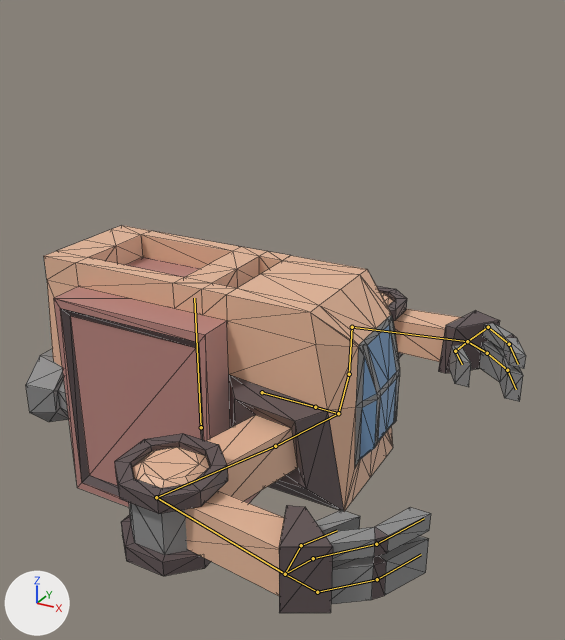
A saved change to the glTF model SpeedJamGame/assets/obj/spaceship.glb.
Camera for both pictures: a 50 mm camera at (4.85, -9.93, 6.37) aimed at (-0.7, 0.16, 1.33). Arrows for +X, +Y and +Z are at lower left; the lights stay in place. The bones that bend it are drawn over the model as lines. Mesh edges are drawn as thin lines.
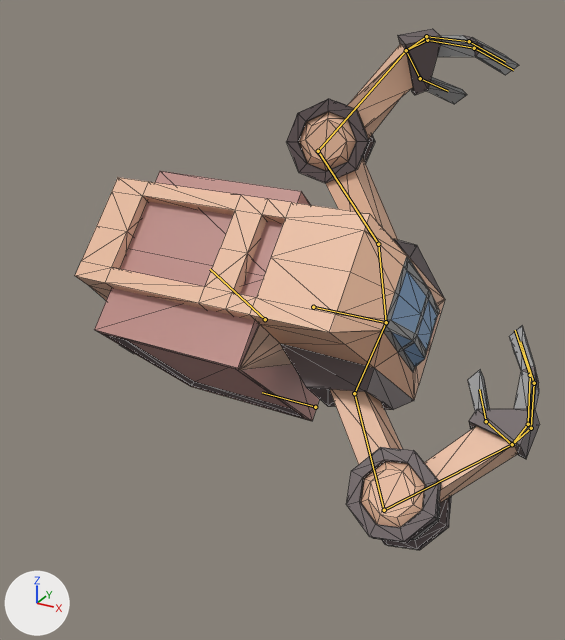
The newer file adds an action. The first version stands in its rest pose; the second is drawn at frame 0 of the action 'TurnRightEnd'.

What the commit changed:
Bone 'Base' (bone_base) moves from (0.0, 0.0, 0.0) to (-1.9, 0.0, 0.83).
Bone 'Base' (bone_base) turns from (0, 0, 0) to (0, 47, 0) degrees about its own x, y and z.
Bone 'Shoulder.L' (bone_shoulder_l) turns from (0, 0, 0) to (23, 0, 0) degrees about its own x, y and z.
Bone 'LowerArm.L' (bone_lowerarm_l) turns from (0, 0, 0) to (0, 0, 23) degrees about its own x, y and z.
Bone 'UpperArm.L' (bone_upperarm_l) turns from (0, 0, 0) to (7, 32, 25) degrees about its own x, y and z.
Bone 'Shoulder.R' (bone_shoulder_r) turns from (0, 0, 0) to (0, 0, 11) degrees about its own x, y and z.
Bone 'LowerArm.R' (bone_lowerarm_r) turns from (0, 0, 0) to (0, 0, 44) degrees about its own x, y and z.
Bone 'Box' (bone_box) moves from (0.0, 0.0, 0.0) to (-2.39, 1.19, 0.01).
Bone 'Box' (bone_box) turns from (0, 0, 0) to (0, 0, -48) degrees about its own x, y and z.

Boxes (x1, y1, x2, y2) around the edits, measured in the pictures (565 x 640 px):
'Cube', posed (7% narrower, 34% taller)
    before: (26, 225, 526, 613)
    after: (75, 29, 539, 550)
bone 'Base', root to tip
    before: (262, 392) to (338, 413)
    after: (313, 307) to (386, 322)
bone 'Shoulder.L', root to tip
    before: (338, 413) to (349, 374)
    after: (386, 322) to (378, 244)
bone 'LowerArm.L', root to tip
    before: (349, 374) to (352, 327)
    after: (378, 244) to (318, 151)
bone 'UpperArm.L', root to tip
    before: (352, 327) to (467, 341)
    after: (318, 151) to (406, 50)
bone 'Shoulder.R', root to tip
    before: (338, 413) to (275, 446)
    after: (386, 322) to (354, 393)
bone 'LowerArm.R', root to tip
    before: (275, 446) to (156, 497)
    after: (354, 393) to (384, 510)
bone 'Box', root to tip
    before: (201, 427) to (194, 298)
    after: (265, 319) to (210, 269)
